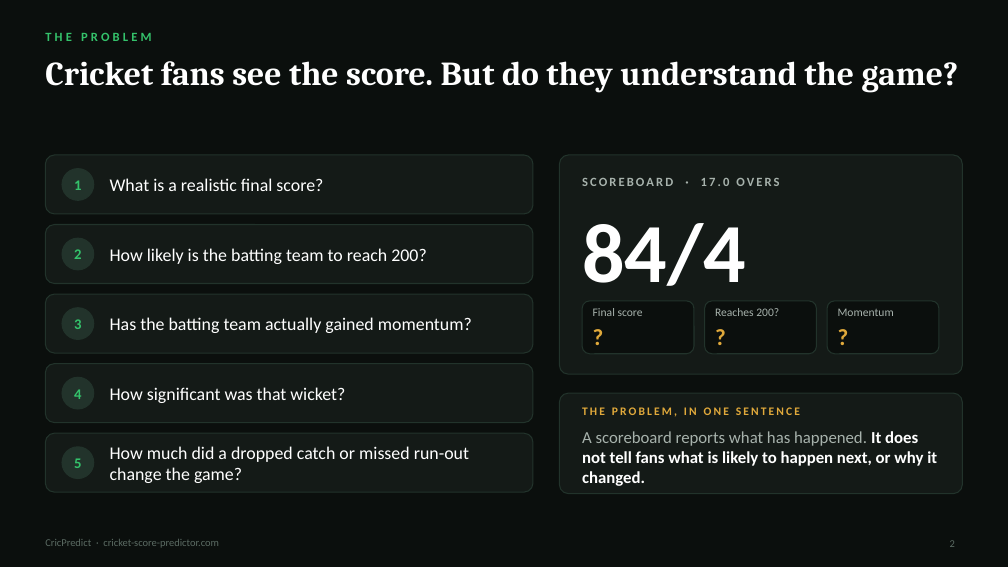
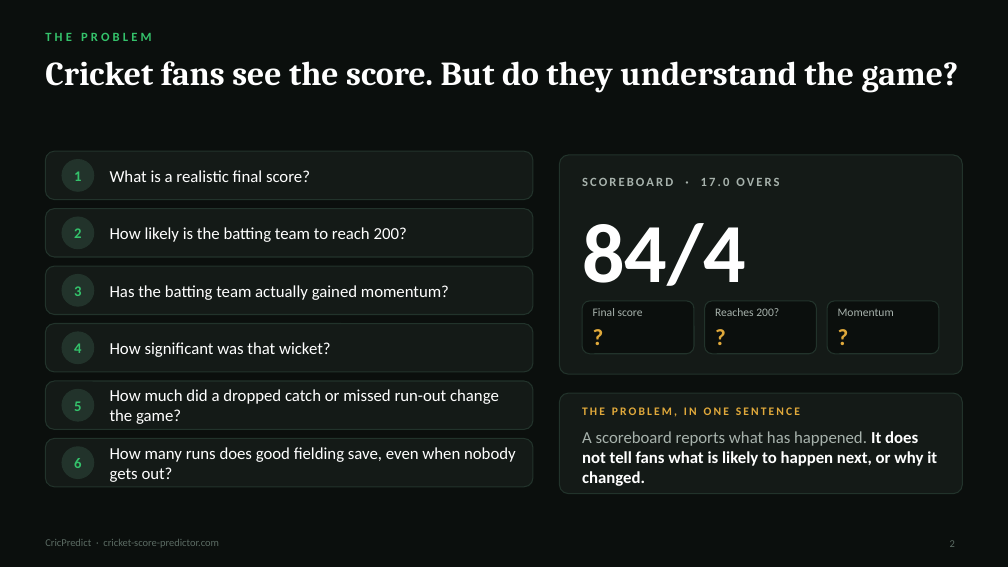
Before and after one commit to econsmaestro/cricket-score-predictor, a slide deck: slide 2 of presentation/CricPredict_Cricketviz.pptx. Drawn at 1008x567 pixels with LibreOffice and Linux fonts; fonts in the diff are those of the drawing. Boxes give left, top, right and bottom in pixels: in the first picture for what was removed or moved away, otherwise in the second. Text is boxed around its words. In the diff, an @@ line names an element or a change of style, - is before the commit and + after.

```diff
--- a/presentation/CricPredict_Cricketviz.pptx
+++ b/presentation/CricPredict_Cricketviz.pptx
@@ rounded rectangle: place and size @@
-rounded rectangle at bbox=[45, 155, 533, 214]
+rounded rectangle at bbox=[45, 151, 533, 200]
@@ 2 texts, 1 ellipse: place and size @@
-2 texts, 1 ellipse at bbox=[62, 169, 323, 200]
+2 texts, 1 ellipse at bbox=[62, 160, 310, 191]
@@ rounded rectangle: place and size @@
-rounded rectangle at bbox=[45, 225, 533, 284]
+rounded rectangle at bbox=[45, 209, 533, 257]
@@ 2 texts, 1 ellipse: place and size @@
-2 texts, 1 ellipse at bbox=[62, 238, 426, 270]
+2 texts, 1 ellipse at bbox=[62, 217, 407, 249]
@@ rounded rectangle added at bbox=[45, 266, 533, 315], fill #141A17, outline #22332B 1 pt @@
@@ text "Has the batting team actually ...": place and size @@
-text "Has the batting team actually ..." at bbox=[110, 317, 472, 333]
+text "Has the batting team actually ..." at bbox=[110, 285, 449, 300]
@@ text "3": place and size @@
-text "3" at bbox=[74, 319, 81, 329]
+text "3" at bbox=[74, 286, 81, 296]
@@ ellipse added at bbox=[62, 274, 94, 306], fill #22332B, outline #22332B 1 pt @@
@@ proportions changed in 5 elements at bbox=[45, 439, 533, 487], bbox=[45, 151, 533, 200], bbox=[45, 381, 533, 430], bbox=[45, 209, 533, 257], bbox=[45, 324, 533, 372] @@
@@ rounded rectangle: place and size @@
-rounded rectangle at bbox=[45, 294, 533, 353]
+rounded rectangle at bbox=[45, 324, 533, 372]
@@ text "How significant was that wicket?": place and size @@
-text "How significant was that wicket?" at bbox=[110, 387, 345, 403]
+text "How significant was that wicket?" at bbox=[110, 342, 331, 357]
@@ text "4": place and size @@
-text "4" at bbox=[74, 389, 81, 399]
+text "4" at bbox=[74, 343, 81, 353]
@@ ellipse: place and size @@
-ellipse at bbox=[62, 308, 94, 340]
+ellipse at bbox=[62, 332, 94, 364]
@@ rounded rectangle: place and size @@
-rounded rectangle at bbox=[45, 364, 533, 423]
+rounded rectangle at bbox=[45, 381, 533, 430]
@@ text "5": place and size @@
-text "5" at bbox=[74, 458, 81, 468]
+text "5" at bbox=[74, 401, 81, 411]
@@ ellipse: place and size @@
-ellipse at bbox=[62, 377, 94, 409]
+ellipse at bbox=[62, 389, 94, 421]
@@ size 17 to 16 pt in 5 elements at bbox=[110, 170, 310, 182], bbox=[110, 227, 407, 242], bbox=[110, 285, 449, 300], bbox=[110, 342, 331, 357], bbox=[110, 389, 499, 424] @@
@@ text "How much did a dropped ...": place and size @@
-text "How much did a dropped ..." at bbox=[110, 446, 469, 483]
+text "How much did a dropped ..." at bbox=[110, 389, 499, 424]
@@ rounded rectangle: place and size @@
-rounded rectangle at bbox=[45, 433, 533, 492]
+rounded rectangle at bbox=[45, 439, 533, 487]
@@ text added at bbox=[110, 447, 516, 482], 16 pt, text #FFFFFF @@
+How many runs does good fielding save, even when nobody gets out?
```
Also in this commit, not shown: 4 other slides changed, 2 other files.
